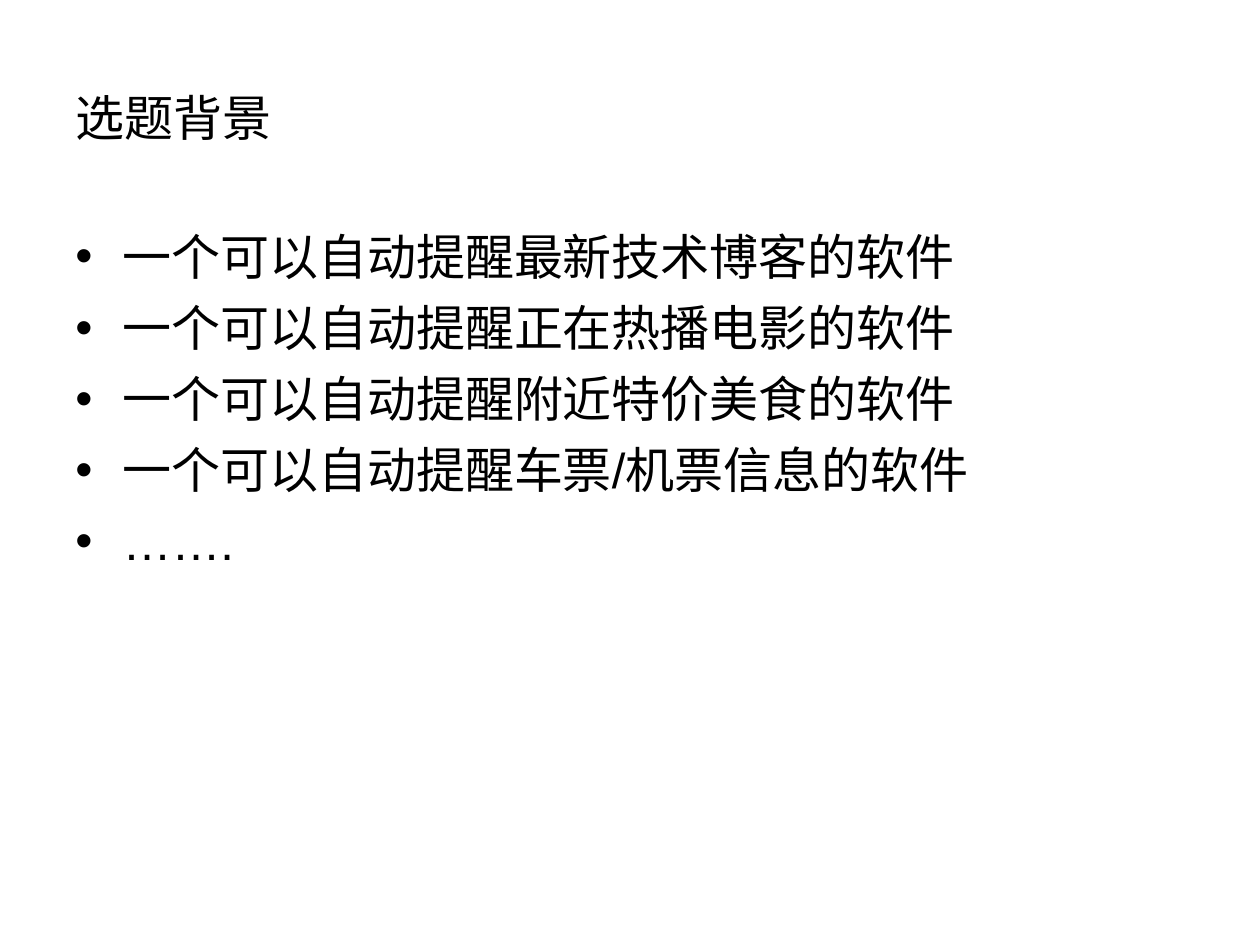
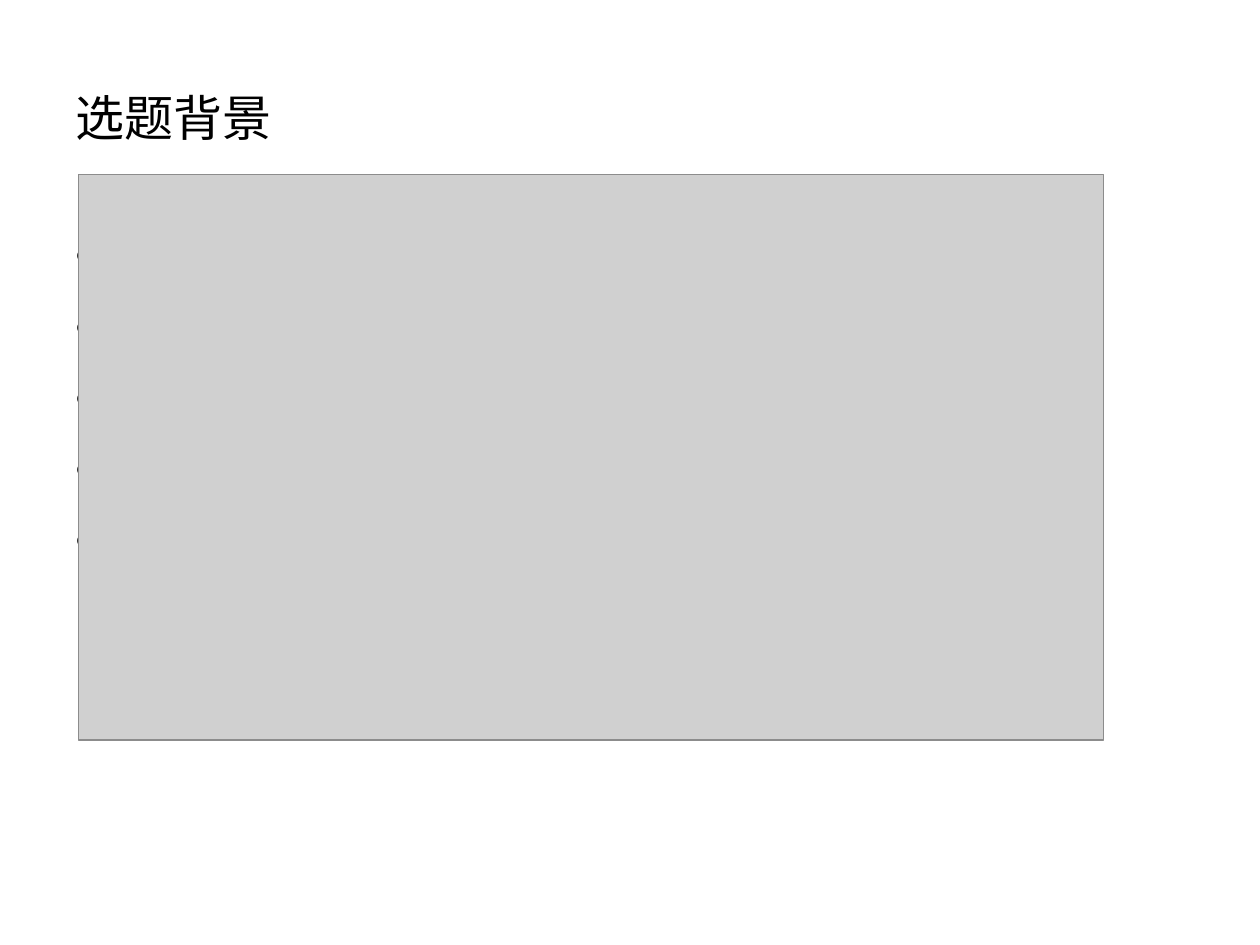
Before and after one commit to liuweiming1997/extensions, a slide deck: slide 4 of 论文.ppt. Drawn at 1260x945 pixels with LibreOffice and Linux fonts; fonts in the diff are those of the drawing; grey boxes stand for pictures. Boxes give left, top, right and bottom in pixels: in the first picture for what was removed or moved away, otherwise in the second. Text is boxed around its words. In the diff, an @@ line names an element or a change of style, - is before the commit and + after.

```diff
--- a/论文.ppt
+++ b/论文.ppt
@@ picture added at (79, 175, 1104, 741) @@
@@ text removed at (123, 233, 968, 492) @@
-• 一个可以自动提醒最新技术博客的软件
-• 一个可以自动提醒正在热播电影的软件
-• 一个可以自动提醒附近特价美食的软件
-• 一个可以自动提醒车票/机票信息的软件
-• …….
```
Also in this commit, not shown: 2 other files.
